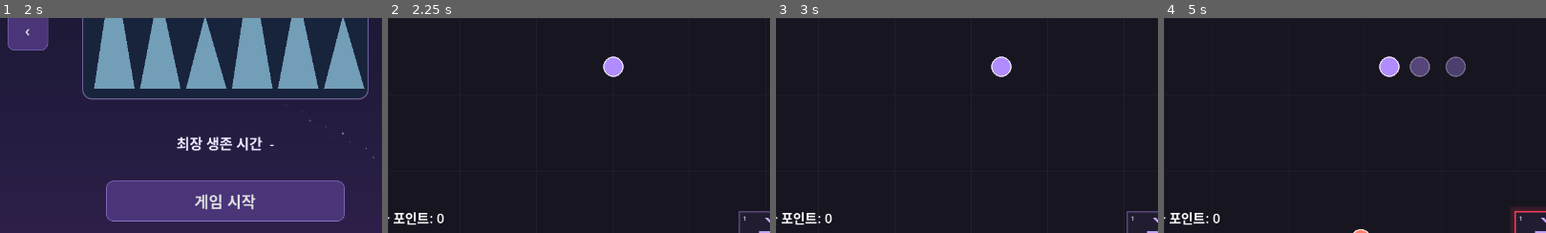
Above: before the commit, frames 1-4 (left to right).
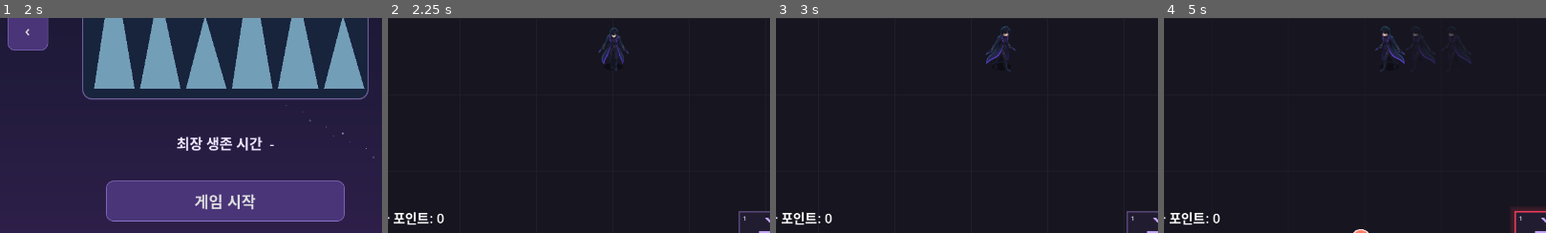
Above: after the commit, the same moments.

Repository: MoongTaeng-I/aigame
Game: Godot game, scene res://scenes/flow.tscn
The game is run twice, just before and just after one commit, with the same random seed, the same clock (stepped at 60 frames per second) and the same inputs.
Inputs (mouse positions are % of the whole screen's width and height, from its top left):
- Up to frame 1 (2 s): tap Enter at 0.5 s; move the mouse to (72, 45) at 0.52 s; hold D (move_right) 0.53-1.25 s; tap T at 0.6 s; click (72, 45) at 0.67 s; tap Space at 1.25 s; drag from (30, 55) to (45, 70) at 1.27 s
- Up to frame 2 (2.25 s): click "게임 시작" at 2 s
- Up to frame 3 (3 s): tap Enter at 2.75 s; move the mouse to (62, 62) at 2.77 s; hold D (move_right) from 2.78 s (still down); tap T at 2.85 s; click (62, 62) at 2.92 s
- Up to frame 4 (5 s): release D (move_right) at 3.5 s; drag from (45, 70) to (20, 35) at 3.52 s; move the mouse to (80, 65) at 4.27 s; hold A (move_left) from 4.28 s (still down); tap T at 4.35 s; tap Space (skill_dash) at 4.9 s
The pictures show only the part of the screen within x 20-70%, y 39-89%; the shares and areas given below are measured in that part.

Frame 1 is identical in both runs. In frame 2, 0.8% of the frame differs, in the area x 55-63%, y 4-28%; in frame 3, 0.8%; in frame 4, 1.8%, in the area x 55-81%, y 3-28%.

Commit message:
ART-01 플레이어 걷기 시트와 공용 표시 연결

Diff:
--- a/data/player.csv
+++ b/data/player.csv
@@ -1,2 +1,2 @@
-Id,Name_ko,Move_speed,Body_radius,Push_weight,Note,Max_hp,Pickup_radius
-player_01,플레이어,250,16,3,A단계 검증용 시작값,100,100
+Id,Name_ko,Move_speed,Body_radius,Push_weight,Sprite_path,Sprite_cols,Sprite_rows,Sprite_cell_height,Sprite_baseline,Sprite_foot_y,Anim_fps,Note,Max_hp,Pickup_radius
+player_01,플레이어,250,16,3,res://assets/art/player/player_v1_sheet.png,4,3,88,379,8,8,A단계 검증용 시작값,100,100
--- a/scripts/combat_data.gd
+++ b/scripts/combat_data.gd
@@ -13,7 +13,10 @@
 	store.register_schema("enemy_scaling.csv",{"Id":"String","Time_start":"Float","Hp_mult":"Float","Speed_mult":"Float","Damage_mult":"Float","Xp_mult":"Float","Note":"String"})
 	store.register_schema("player.csv", {
 		"Id": "String", "Name_ko": "String", "Move_speed": "Float",
-		"Body_radius": "Float", "Push_weight": "Float", "Note": "String", "Max_hp": "Int",
+		"Body_radius": "Float", "Push_weight": "Float", "Sprite_path":"String",
+		"Sprite_cols":"Int", "Sprite_rows":"Int", "Sprite_cell_height":"Float",
+		"Sprite_baseline":"Float", "Sprite_foot_y":"Float", "Anim_fps":"Float",
+		"Note": "String", "Max_hp": "Int",
 	})
 	store.register_schema("enemy.csv", {
 		"Id": "String", "Name_ko": "String", "Move_speed": "Float",
@@ -61,6 +64,13 @@
 				if not is_finite(float(row[column])) or float(row[column])<=0:
 					return _field_error(store,"enemy_scaling.csv",row.Id,column,"배율은 유한한 양수여야 합니다.")
 		if not starts.has(0.0): return _field_error(store,"enemy_scaling.csv","","Time_start","시각0 행이 필요합니다.")
+	for row in store.get_table("player.csv").values():
+		if int(row.Sprite_cols)<1: return _field_error(store,"player.csv",row.Id,"Sprite_cols","1 이상이어야 합니다.")
+		if int(row.Sprite_rows)<1: return _field_error(store,"player.csv",row.Id,"Sprite_rows","1 이상이어야 합니다.")
+		for column in ["Sprite_cell_height","Anim_fps"]:
+			if not is_finite(float(row[column])) or float(row[column])<=0: return _field_error(store,"player.csv",row.Id,column,"유한한 양수여야 합니다.")
+		if not is_finite(float(row.Sprite_baseline)) or float(row.Sprite_baseline)<0: return _field_error(store,"player.csv",row.Id,"Sprite_baseline","유한한 비음수여야 합니다.")
+		if not is_finite(float(row.Sprite_foot_y)): return _field_error(store,"player.csv",row.Id,"Sprite_foot_y","유한한 값이어야 합니다.")
 	var projectiles: Dictionary = store.get_table("projectile.csv")
 	for projectile_id in projectiles:
 		var row: Dictionary = projectiles[projectile_id]
--- a/scripts/main.gd
+++ b/scripts/main.gd
@@ -82,6 +82,7 @@
 	player.managed_results = managed_flow
 	player.move_speed = float(player_record["Move_speed"])
 	player.configure_body(float(player_record["Body_radius"]), float(player_record["Push_weight"]))
+	player.configure_visual(player_record)
 	player.configure_combat(int(player_record["Max_hp"]), data_store.get_row("basic_attack.csv", "attack_01"))
 	player.configure_progression(data_store.get_table("level.csv"),float(player_record["Pickup_radius"]),int(xp_rule["Skill_point_every_levels"]))
 	map.add_child(player)
--- a/scripts/player.gd
+++ b/scripts/player.gd
@@ -3,6 +3,7 @@
 const PLAYER_COLOR := Color("#b18cff")
 const Geometry = preload("res://scripts/combat_geometry.gd")
 const Afterimage = preload("res://scripts/shadow_afterimage.gd")
+const SpriteBodyScript = preload("res://scripts/sprite_body.gd")
 var presentation: Dictionary = Afterimage.presentation()
 var visuals_enabled := true
 var trail_elapsed := 0.0
@@ -26,6 +27,7 @@
 var stealth_remaining: float = 0.0
 var fear_cast_remaining: float = 0.0
 var freeze_remaining: float = 0.0
+var sprite_body: Node2D
 
 func is_frozen() -> bool:
     return freeze_remaining > 0.000000001
@@ -62,6 +64,15 @@
     var collision_shape := get_node("CollisionShape2D") as CollisionShape2D
     var circle := collision_shape.shape as CircleShape2D
     circle.radius = body_radius
+    queue_redraw()
+
+func configure_visual(record: Dictionary) -> void:
+    if sprite_body!=null:
+        sprite_body.free()
+    sprite_body = SpriteBodyScript.new()
+    sprite_body.name = "SpriteBody"
+    add_child(sprite_body)
+    sprite_body.configure(record,body_radius,PLAYER_COLOR,Color("#eee6ff"))
     queue_redraw()
 
 func _ready() -> void:
@@ -259,11 +270,17 @@
     # Resolve each axis independently so a blocked component does not cancel motion along the wall.
     move_and_collide(Vector2(direction.x * travel, 0.0))
     move_and_collide(Vector2(0.0, direction.y * travel))
+    if sprite_body!=null:
+        var locked := is_frozen() or is_fear_casting()
+        var moved := global_position.distance_squared_to(before)>0.000001
+        sprite_body.advance_pose(Vector2.ZERO if locked else direction,moved and not locked,delta)
     if dash_pass_through and visuals_enabled:
         var at := trail_elapsed
         while at<=dash_step+0.000000001:
             var copy := Afterimage.new()
-            copy.configure({"kind":"player","radius":body_radius},float(presentation.Trail_life_sec),float(presentation.Trail_alpha))
+            var snapshot := {"kind":"player","radius":body_radius}
+            if sprite_body!=null: snapshot["sprite_pose"] = sprite_body.pose_snapshot()
+            copy.configure(snapshot,float(presentation.Trail_life_sec),float(presentation.Trail_alpha))
             get_parent().add_child(copy)
             copy.global_position = before.lerp(global_position,clampf(at/maxf(dash_step,0.000000001),0,1))
             at+=float(presentation.Trail_interval_sec)
@@ -299,5 +316,6 @@
     else: boss_push_elapsed = end_time
 
 func _draw() -> void:
-    draw_circle(Vector2.ZERO, body_radius, PLAYER_COLOR)
-    draw_arc(Vector2.ZERO, body_radius, 0.0, TAU, 48, Color("#eee6ff"), 2.0)
+    if sprite_body==null:
+        draw_circle(Vector2.ZERO, body_radius, PLAYER_COLOR)
+        draw_arc(Vector2.ZERO, body_radius, 0.0, TAU, 48, Color("#eee6ff"), 2.0)
--- a/scripts/shadow_afterimage.gd
+++ b/scripts/shadow_afterimage.gd
@@ -1,10 +1,12 @@
 extends Node2D
 
 const Visual = preload("res://scripts/shadow_visual.gd")
+const SpriteBodyScript = preload("res://scripts/sprite_body.gd")
 var pose: Dictionary
 var lifetime: float
 var elapsed: float = 0.0
 var opacity := 0.45
+var sprite_body: Node2D
 const PRESENTATION_CACHE := &"combat_presentation"
 
 static func cache_presentation(rows: Dictionary) -> void:
@@ -30,6 +32,10 @@
 	lifetime = seconds
 	opacity = alpha
 	modulate.a = opacity
+	if pose.get("kind","")=="player" and pose.has("sprite_pose"):
+		sprite_body = SpriteBodyScript.new()
+		add_child(sprite_body)
+		sprite_body.configure_snapshot(pose.sprite_pose)
 	queue_redraw()
 
 func _physics_process(delta: float) -> void:
@@ -41,7 +47,8 @@
 func _draw() -> void:
 	if pose!=null:
 		if pose.get("kind","")=="player":
-			draw_circle(Vector2.ZERO,float(pose.radius),Color("#b18cff"))
-			draw_arc(Vector2.ZERO,float(pose.radius),0,TAU,48,Color("#eee6ff"),2)
+			if sprite_body==null:
+				draw_circle(Vector2.ZERO,float(pose.radius),Color("#b18cff"))
+				draw_arc(Vector2.ZERO,float(pose.radius),0,TAU,48,Color("#eee6ff"),2)
 		elif pose.get("kind","")=="charger_test": Visual.draw_charger_pose(self,float(pose.radius),pose.facing)
 		else: Visual.draw_pose(self,float(pose.radius),pose.facing,int(pose.motion),float(pose.phase))
--- /dev/null
+++ b/scripts/sprite_body.gd
@@ -0,0 +1,129 @@
+extends Node2D
+class_name SpriteBody
+
+const SHADOW_SIZE := Vector2(32.0,12.0)
+const SHADOW_COLOR := Color(0.0,0.0,0.0,0.35)
+
+var texture: Texture2D
+var columns := 1
+var rows := 1
+var cell_height := 0.0
+var baseline := 0.0
+var foot_y := 0.0
+var animation_fps := 1.0
+var frame_row := 0
+var frame_column := 0
+var flip_h := false
+var using_fallback := true
+var show_shadow := true
+var fallback_radius := 18.0
+var fallback_color := Color("#b18cff")
+var fallback_outline := Color("#eee6ff")
+var _animation_elapsed := 0.0
+
+func configure(record: Dictionary, radius: float, color: Color, outline: Color) -> void:
+	fallback_radius = radius
+	fallback_color = color
+	fallback_outline = outline
+	columns = int(record.get("Sprite_cols",1))
+	rows = int(record.get("Sprite_rows",1))
+	cell_height = float(record.get("Sprite_cell_height",0.0))
+	baseline = float(record.get("Sprite_baseline",0.0))
+	foot_y = float(record.get("Sprite_foot_y",0.0))
+	animation_fps = float(record.get("Anim_fps",1.0))
+	var path := String(record.get("Sprite_path","")).strip_edges()
+	if path.is_empty():
+		_use_fallback("Sprite_path가 비어 있어 원형 표시를 사용합니다.")
+		return
+	if not ResourceLoader.exists(path,"Texture2D"):
+		_use_fallback("Sprite_path 파일이 없어 원형 표시를 사용합니다: "+path)
+		return
+	var loaded := ResourceLoader.load(path,"Texture2D")
+	if not loaded is Texture2D or columns<1 or rows<1 or cell_height<=0 or animation_fps<=0:
+		_use_fallback("스프라이트 설정을 읽을 수 없어 원형 표시를 사용합니다: "+path)
+		return
+	texture = loaded
+	using_fallback = false
+	texture_filter = CanvasItem.TEXTURE_FILTER_LINEAR_WITH_MIPMAPS
+	queue_redraw()
+
+func configure_snapshot(snapshot: Dictionary) -> void:
+	texture = snapshot.get("texture") as Texture2D
+	columns = int(snapshot.get("columns",1))
+	rows = int(snapshot.get("rows",1))
+	cell_height = float(snapshot.get("cell_height",0.0))
+	baseline = float(snapshot.get("baseline",0.0))
+	foot_y = float(snapshot.get("foot_y",0.0))
+	animation_fps = float(snapshot.get("animation_fps",1.0))
+	frame_row = int(snapshot.get("frame_row",0))
+	frame_column = int(snapshot.get("frame_column",0))
+	flip_h = bool(snapshot.get("flip_h",false))
+	using_fallback = bool(snapshot.get("using_fallback",texture==null))
+	fallback_radius = float(snapshot.get("fallback_radius",18.0))
+	fallback_color = Color(snapshot.get("fallback_color",Color("#b18cff")))
+	fallback_outline = Color(snapshot.get("fallback_outline",Color("#eee6ff")))
+	show_shadow = bool(snapshot.get("show_shadow",false))
+	texture_filter = CanvasItem.TEXTURE_FILTER_LINEAR_WITH_MIPMAPS
+	queue_redraw()
+
+func pose_snapshot() -> Dictionary:
+	return {
+		"texture":texture,"columns":columns,"rows":rows,"cell_height":cell_height,
+		"baseline":baseline,"foot_y":foot_y,"animation_fps":animation_fps,
+		"frame_row":frame_row,"frame_column":frame_column,"flip_h":flip_h,
+		"using_fallback":using_fallback,"fallback_radius":fallback_radius,
+		"fallback_color":fallback_color,"fallback_outline":fallback_outline,"show_shadow":false,
+	}
+
+func advance_pose(direction: Vector2, moving: bool, delta: float) -> void:
+	if direction!=Vector2.ZERO:
+		if absf(direction.x)>absf(direction.y):
+			frame_row = 2
+			flip_h = direction.x<0.0
+		else:
+			frame_row = 0 if direction.y>0.0 else 1
+			flip_h = false
+	if moving:
+		_animation_elapsed += maxf(0.0,delta)
+		frame_column = floori(_animation_elapsed*animation_fps)%maxi(1,columns)
+	else:
+		_animation_elapsed = 0.0
+		frame_column = 0
+	queue_redraw()
+
+func source_rect() -> Rect2:
+	if texture==null:
+		return Rect2()
+	var frame_size := Vector2(texture.get_width()/float(columns),texture.get_height()/float(rows))
+	return Rect2(Vector2(frame_column,frame_row)*frame_size,frame_size)
+
+func display_rect() -> Rect2:
+	var source := source_rect()
+	if source.size.y<=0.0:
+		return Rect2()
+	var scale_factor := cell_height/source.size.y
+	var size := source.size*scale_factor
+	return Rect2(Vector2(-size.x*0.5,foot_y-baseline*scale_factor),size)
+
+func _use_fallback(message: String) -> void:
+	texture = null
+	using_fallback = true
+	print("ART-01 경고: "+message)
+	queue_redraw()
+
+func _draw() -> void:
+	if using_fallback or texture==null:
+		draw_circle(Vector2.ZERO,fallback_radius,fallback_color)
+		draw_arc(Vector2.ZERO,fallback_radius,0.0,TAU,48,fallback_outline,2.0)
+		return
+	if show_shadow:
+		draw_set_transform(Vector2.ZERO,0.0,Vector2(1.0,SHADOW_SIZE.y/SHADOW_SIZE.x))
+		draw_circle(Vector2.ZERO,SHADOW_SIZE.x*0.5,SHADOW_COLOR)
+		draw_set_transform(Vector2.ZERO,0.0,Vector2.ONE)
+	var destination := display_rect()
+	if flip_h:
+		draw_set_transform(Vector2.ZERO,0.0,Vector2(-1.0,1.0))
+		destination.position.x = -destination.end.x
+	draw_texture_rect_region(texture,destination,source_rect(),Color.WHITE,false,true)
+	if flip_h:
+		draw_set_transform(Vector2.ZERO,0.0,Vector2.ONE)
--- a/tests/p0_runner.gd
+++ b/tests/p0_runner.gd
@@ -37,6 +37,7 @@
 	await foundation.run(self)
 	checks += foundation.checks
 	failures += foundation.failures
+	await preload("res://tests/player_sprite_p0.gd").new().run(self)
 	print("S1-S4 BASELINE: %d checks, %d failures, %d spec mismatches" % [checks,failures,foundation.mismatches.size()])
 	_test_skill_csv()
 	await _test_skill_keys()
@@ -547,7 +548,7 @@
 	var store := _store()
 	var sources := {
 		"enemy.csv":"Id,Name_ko,Move_speed,Attack_range_type,Body_radius,Push_weight,Note,Max_hp,Contact_damage,Contact_rehit_sec,Death_fade_sec,Shot_interval_sec,Shot_range,Projectile_id,Xp_value\ntest,test,0,melee,8,1,test,100,5,1,0.4,,,,"+enemy_xp+"\n",
-		"player.csv":"Id,Name_ko,Move_speed,Body_radius,Push_weight,Note,Max_hp,Pickup_radius\ntest,test,250,8,3,test,100,"+pickup+"\n",
+		"player.csv":"Id,Name_ko,Move_speed,Body_radius,Push_weight,Sprite_path,Sprite_cols,Sprite_rows,Sprite_cell_height,Sprite_baseline,Sprite_foot_y,Anim_fps,Note,Max_hp,Pickup_radius\ntest,test,250,8,3,,4,3,88,379,8,8,test,100,"+pickup+"\n",
 		"level.csv":"Id,Level,Xp_to_next,Note\n"+levels,
 		"xp_rule.csv":"Id,Pull_start_speed,Pull_accel,Orb_radius,Max_ground_orbs,Skill_point_every_levels,Note\n"+rule_id+","+pull_start+","+acceleration+","+radius+","+cap+","+point_every+",test\n",
 	}
--- /dev/null
+++ b/tests/player_sprite_p0.gd
@@ -0,0 +1,65 @@
+extends RefCounted
+
+const SpriteBodyScript = preload("res://scripts/sprite_body.gd")
+const AfterimageScript = preload("res://scripts/shadow_afterimage.gd")
+
+var t: SceneTree
+var store: CsvDataStore
+
+func run(tree: SceneTree) -> void:
+	t = tree
+	store = t._store()
+	var error := store.load_all()
+	t.check(error.is_empty(),"ART-01 actual sprite data loads: "+error)
+	if not error.is_empty(): return
+	await actual_sheet()
+	await fallback_paths()
+
+func make_view(record: Dictionary) -> Node2D:
+	var view := SpriteBodyScript.new()
+	t.root.add_child(view)
+	view.configure(record,16.0,Color("#b18cff"),Color("#eee6ff"))
+	return view
+
+func actual_sheet() -> void:
+	var record: Dictionary = store.get_row("player.csv","player_01")
+	var view = make_view(record)
+	t.check(not view.using_fallback and view.texture!=null and view.columns==4 and view.rows==3,"ART-01 actual4x3 player sheet connects")
+	t.check(view.texture.get_image().has_mipmaps(),"ART-01 texture import generates mipmaps")
+	t.check(view.texture_filter==CanvasItem.TEXTURE_FILTER_LINEAR_WITH_MIPMAPS,"ART-01 player uses linear mipmap filter")
+	var directions := [
+		[Vector2.DOWN,0,false,"down"],[Vector2.UP,1,false,"up"],
+		[Vector2.RIGHT,2,false,"right"],[Vector2.LEFT,2,true,"left"],
+		[Vector2(1,1),0,false,"down diagonal tie"],[Vector2(-1,-1),1,false,"up diagonal tie"],
+		[Vector2(2,1),2,false,"right dominant diagonal"],[Vector2(-2,1),2,true,"left dominant diagonal"],
+	]
+	for item in directions:
+		view.advance_pose(item[0],true,0.01)
+		t.check(view.frame_row==item[1] and view.flip_h==item[2],"ART-01 direction row and flip "+String(item[3]))
+	view.advance_pose(Vector2.LEFT,true,0.13)
+	t.check(view.frame_column==1,"ART-01 moving animation advances at8fps")
+	view.advance_pose(Vector2.ZERO,false,1.0)
+	t.check(view.frame_row==2 and view.flip_h and view.frame_column==0,"ART-01 stop keeps last direction and returns to first frame")
+	var rect: Rect2 = view.display_rect()
+	var source: Rect2 = view.source_rect()
+	var baseline_y := rect.position.y+float(record.Sprite_baseline)*(rect.size.y/source.size.y)
+	t.check(absf(rect.size.y-88.0)<=1.0 and is_equal_approx(baseline_y,float(record.Sprite_foot_y)),"ART-01 display cell height88 and baseline meets foot offset")
+	var afterimage := AfterimageScript.new()
+	t.root.add_child(afterimage)
+	afterimage.configure({"kind":"player","radius":16.0,"sprite_pose":view.pose_snapshot()},0.3,0.45)
+	t.check(afterimage.sprite_body!=null and afterimage.sprite_body.frame_row==2 and afterimage.sprite_body.frame_column==0 and afterimage.sprite_body.flip_h,"ART-01 dash afterimage preserves current frame and flip")
+	view.queue_free()
+	afterimage.queue_free()
+	await t.process_frame
+
+func fallback_paths() -> void:
+	var base: Dictionary = store.get_row("player.csv","player_01").duplicate(true)
+	for value in ["","res://assets/art/player/not_found.png"]:
+		var record := base.duplicate(true)
+		record.Sprite_path = value
+		var view = make_view(record)
+		view.queue_redraw()
+		await t.process_frame
+		t.check(view.using_fallback and view.texture==null,"ART-01 empty or missing path falls back to circle without crash: "+value)
+		view.queue_free()
+		await t.process_frame
Binary file added: assets/art/player/player_v1_sheet.png
Not shown, added: assets/art/player/player_v1_sheet.png.import
Not shown, added: scripts/sprite_body.gd.uid
Not shown, added: tests/player_sprite_p0.gd.uid
Not shown, changed: docs/devlog.md
Not shown, changed: docs/systems/01_player_and_map.md
Not shown, changed: docs/systems/10_visuals_and_audio.md
